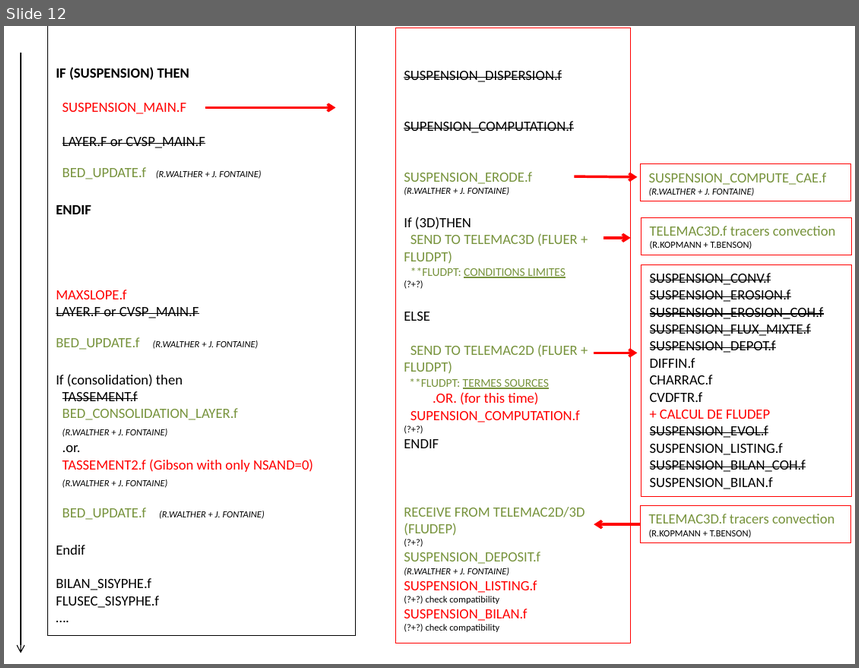
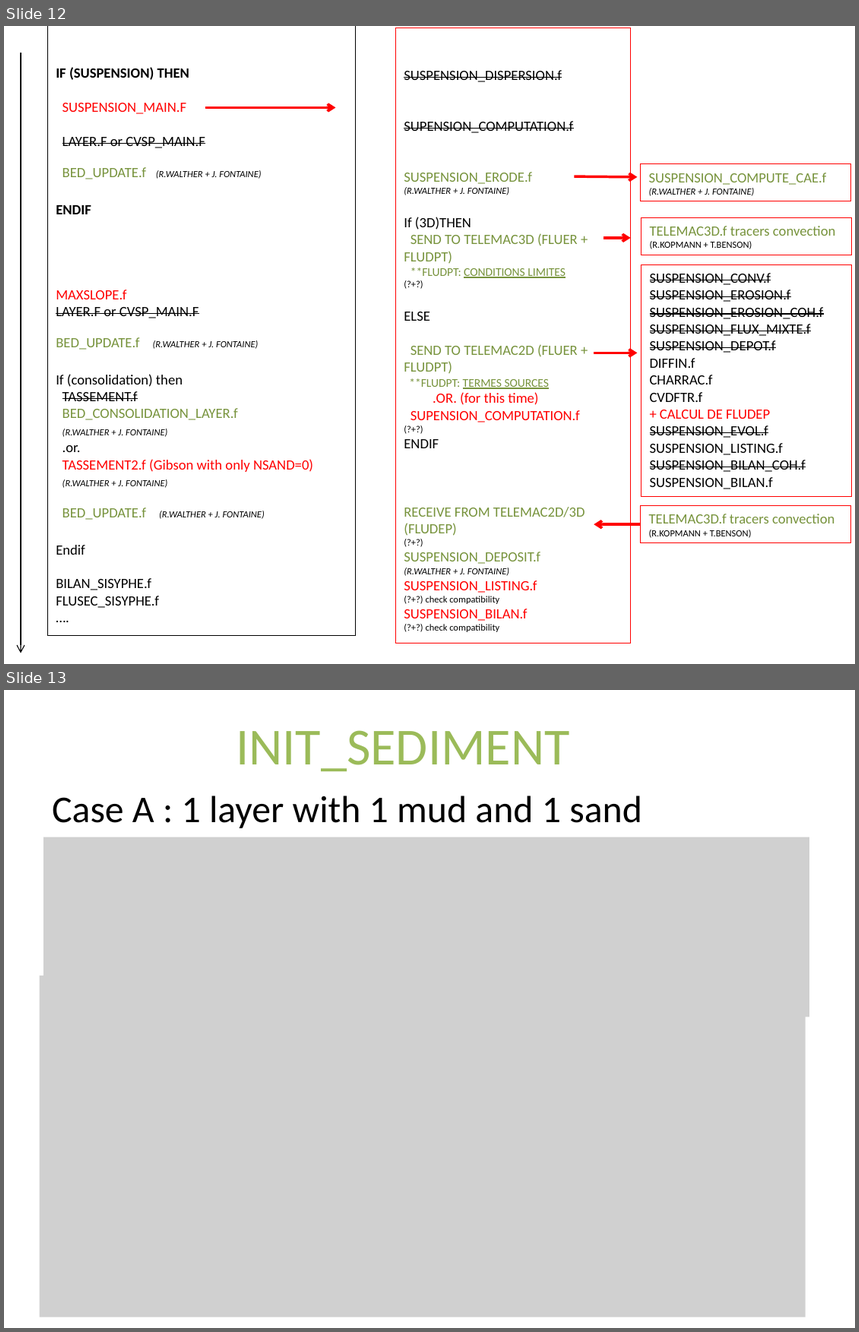
Before and after one commit to telemac-mascaret/telemac-mascaret, a slide deck: documentation/sisyphe/convergence_sed.pptx. Shown one above the other, each under a label of ours: slide 12 before the commit, slides 12 and 13 after it. The pictures are 859x668 and 859x1332 pixels, drawn with LibreOffice and Linux fonts; fonts in the diff are those of the drawing; grey boxes stand for pictures. Boxes give left, top, right and bottom in pixels: in the first picture for what was removed or moved away, otherwise in the second. Text is boxed around its words. In the diff, an @@ line names an element or a change of style, - is before the commit and + after.

Commit message:
[src] Initialization and mean grain size
- computation of masses in init sediment, starting from mass ratio
- mean grain size computed with mass ratio, if new bed model

```diff
--- a/documentation/sisyphe/convergence_sed.pptx
+++ b/documentation/sisyphe/convergence_sed.pptx
@@ slide 13 added at [4, 690, 855, 1328], background #FFFFFF @@
@@ title added at [236, 730, 569, 771], 44 pt, text #9BBB59 @@
+INIT_SEDIMENT
@@ text added at [52, 796, 642, 828], 32 pt, text #000000 @@
+Case A : 1 layer with 1 mud and 1 sand
@@ picture added at [44, 837, 810, 1017] @@
@@ picture added at [40, 976, 806, 1319] @@
```
Also in this commit, not shown: 1 slide changed, 6 other files.
